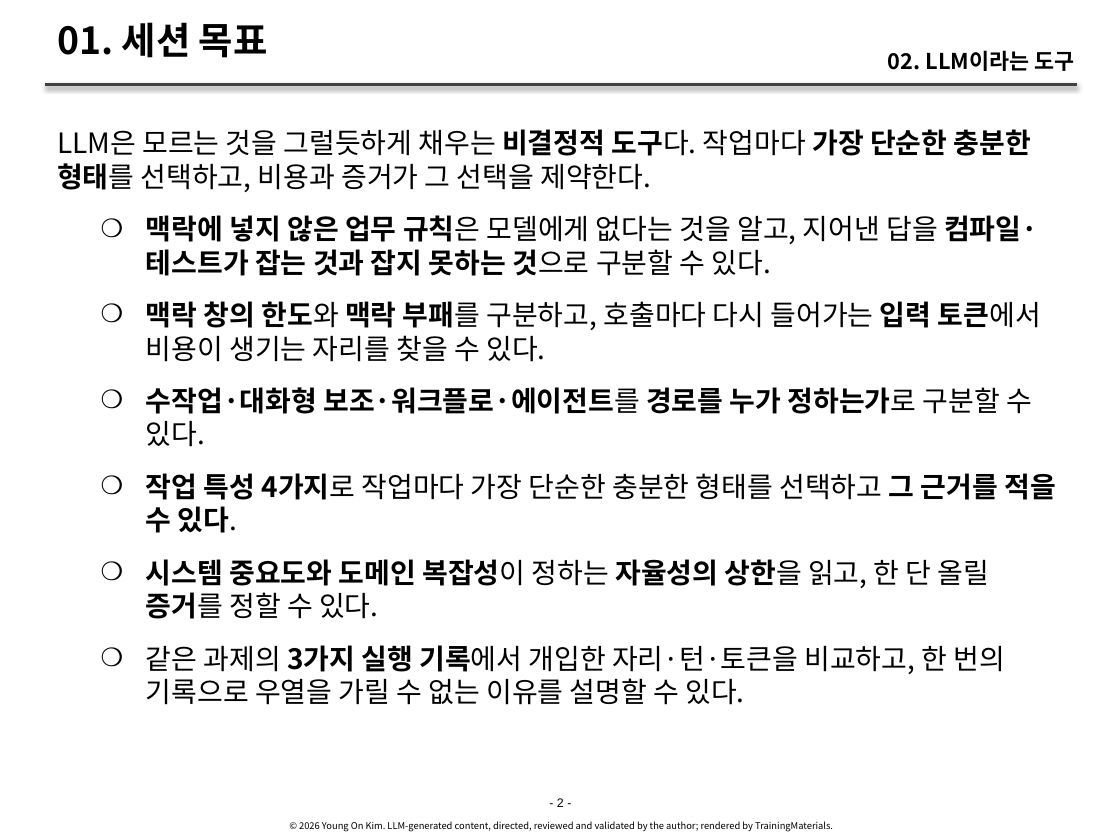
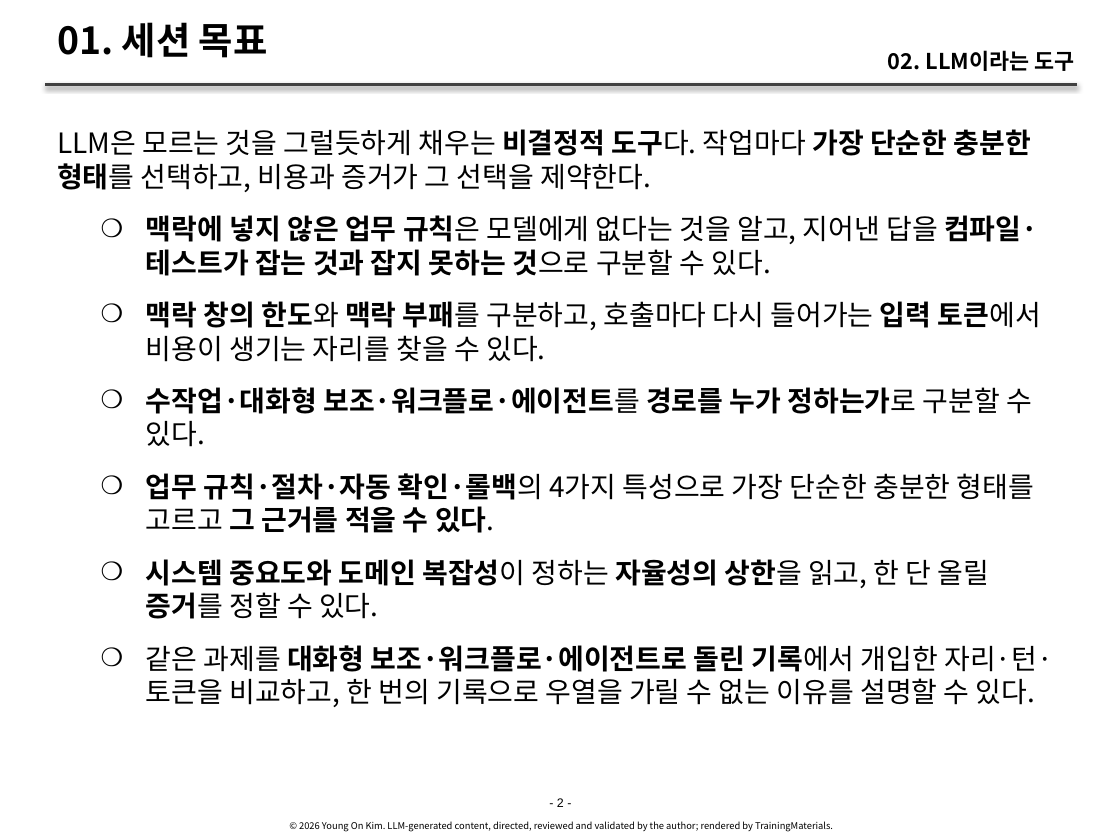
Before and after one commit to YoungSan77/TrainingMaterials, a slide deck: slide 2 of courses/ai-native/sessions/s02.pptx. Drawn at 1120x840 pixels with LibreOffice and Linux fonts; fonts in the diff are those of the drawing. Boxes give left, top, right and bottom in pixels: in the first picture for what was removed or moved away, otherwise in the second. Text is boxed around its words. In the diff, an @@ line names an element or a change of style, - is before the commit and + after.

```diff
--- a/courses/ai-native/sessions/s02.pptx
+++ b/courses/ai-native/sessions/s02.pptx
@@ text at (x1=146, y1=473, x2=1034, y2=533): text changed; bold on @@
-    ❍ 작업 특성 4가지로 작업마다 가장 단순한 충분한 형태를 선택하고 그 근거를 적을 수 있다.
+    ❍ 업무 규칙·절차·자동 확인·롤백의 4가지 특성으로 가장 단순한 충분한 형태를 고르고 그 근거를 적을 수 있다.
@@ text at (x1=146, y1=645, x2=1053, y2=707): text changed @@
-    ❍ 같은 과제의 3가지 실행 기록에서 개입한 자리·턴·토큰을 비교하고, 한 번의 기록으로 우열을 가릴 수 없는 이유를 설명할 수 있다.
+    ❍ 같은 과제를 대화형 보조·워크플로·에이전트로 돌린 기록에서 개입한 자리·턴·토큰을 비교하고, 한 번의 기록으로 우열을 가릴 수 없는 이유를 설명할 수 있다.
```
Also in this commit, not shown: 14 other slides changed, 1 slide added, 4 other files.
